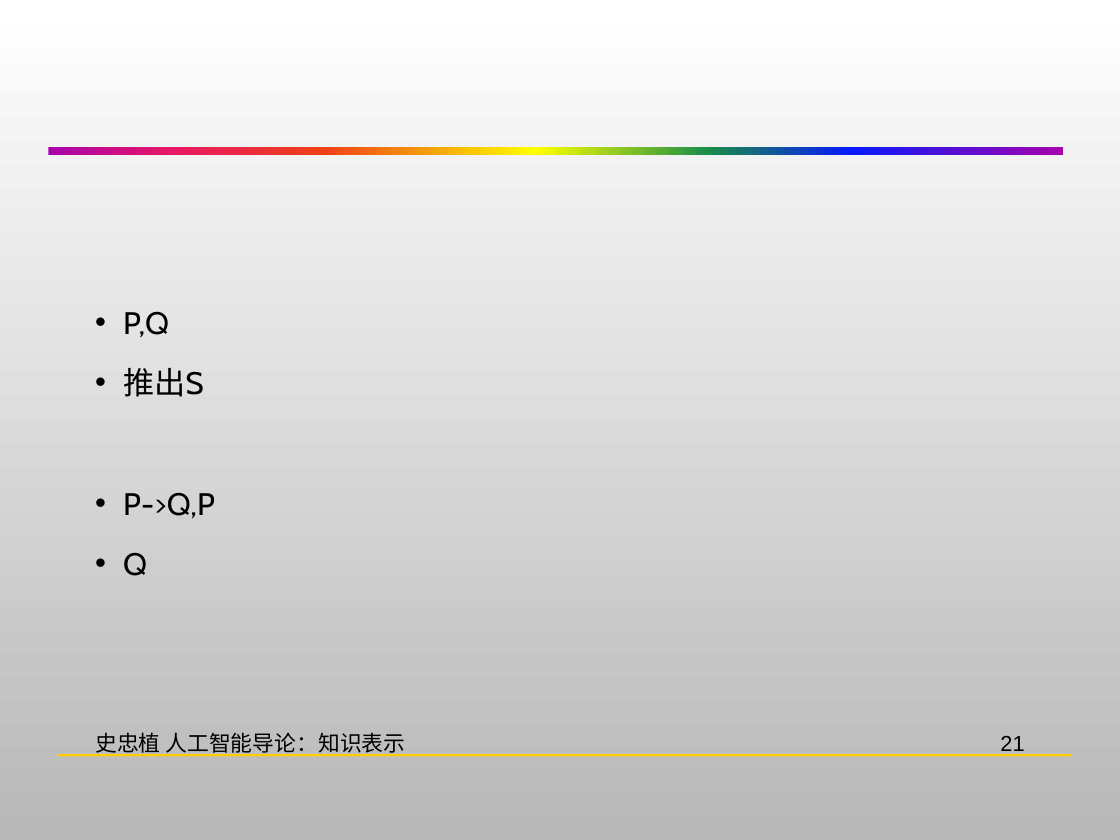
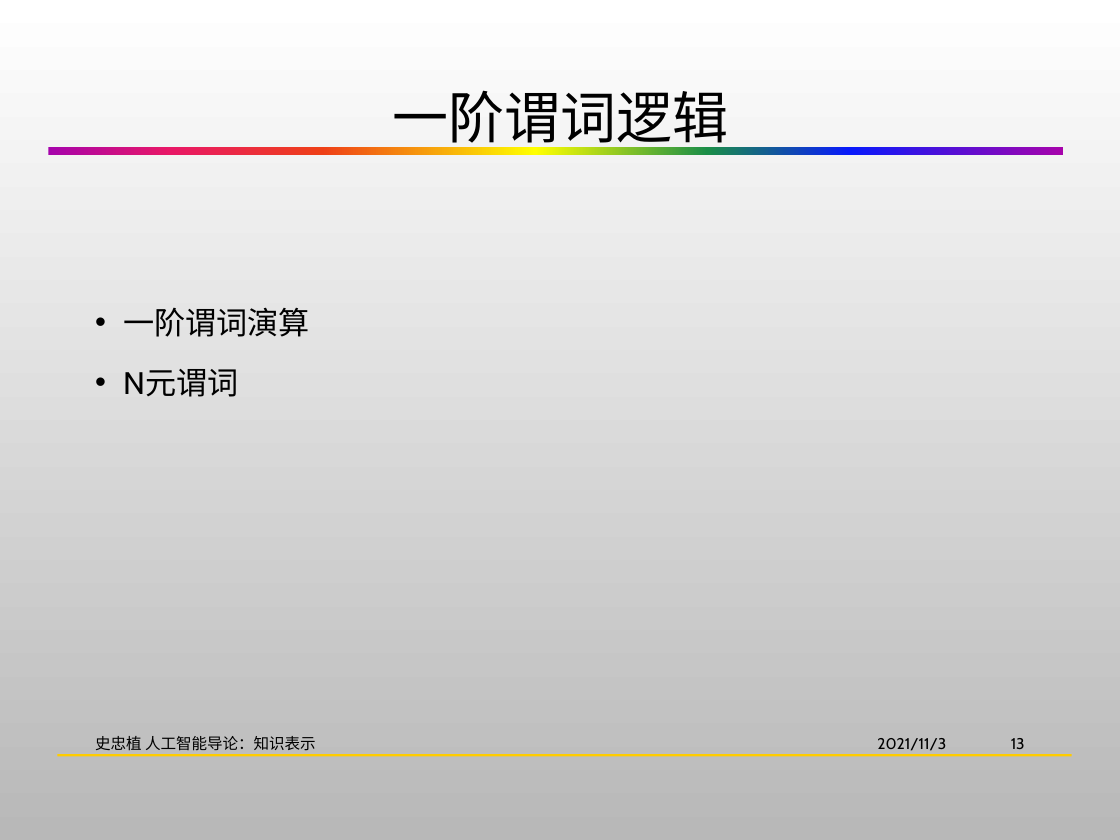
Before and after one commit to HBU/Artificial_Intelligence, a slide deck: slide 13 of AI-PPT-史忠植/AI02知识表示.pptx (slide 21 before the commit). Drawn at 1120x840 pixels with LibreOffice and Linux fonts; fonts in the diff are those of the drawing; background and template pictures are left out. Boxes give left, top, right and bottom in pixels: in the first picture for what was removed or moved away, otherwise in the second. Text is boxed around its words. In the diff, an @@ line names an element or a change of style, - is before the commit and + after.

```diff
--- a/AI-PPT-史忠植/AI02知识表示.pptx
+++ b/AI-PPT-史忠植/AI02知识表示.pptx
@@ title added at (x1=392, y1=90, x2=728, y2=152), 36 pt, text #000000 @@
+一阶谓词逻辑
@@ text at (x1=123, y1=307, x2=310, y2=397): text changed @@
-• P,Q
-• 推出S
-• P->Q,P
-• Q
+• 一阶谓词演算
+• N元谓词
@@ text "史忠植 人工智能导论：知识表示" at (x1=95, y1=736, x2=316, y2=751): size 14 to 10 pt, font Arial to Cabin @@
@@ text added at (x1=877, y1=738, x2=946, y2=751), 10 pt, text #000000 @@
+2021/11/3
@@ page number at (x1=1011, y1=738, x2=1025, y2=749): text changed; size 14 to 10 pt; font Arial to Cabin @@
-21
+13
```
Also in this commit, not shown: 49 other slides changed, 9 slides added, 25 slides removed.
